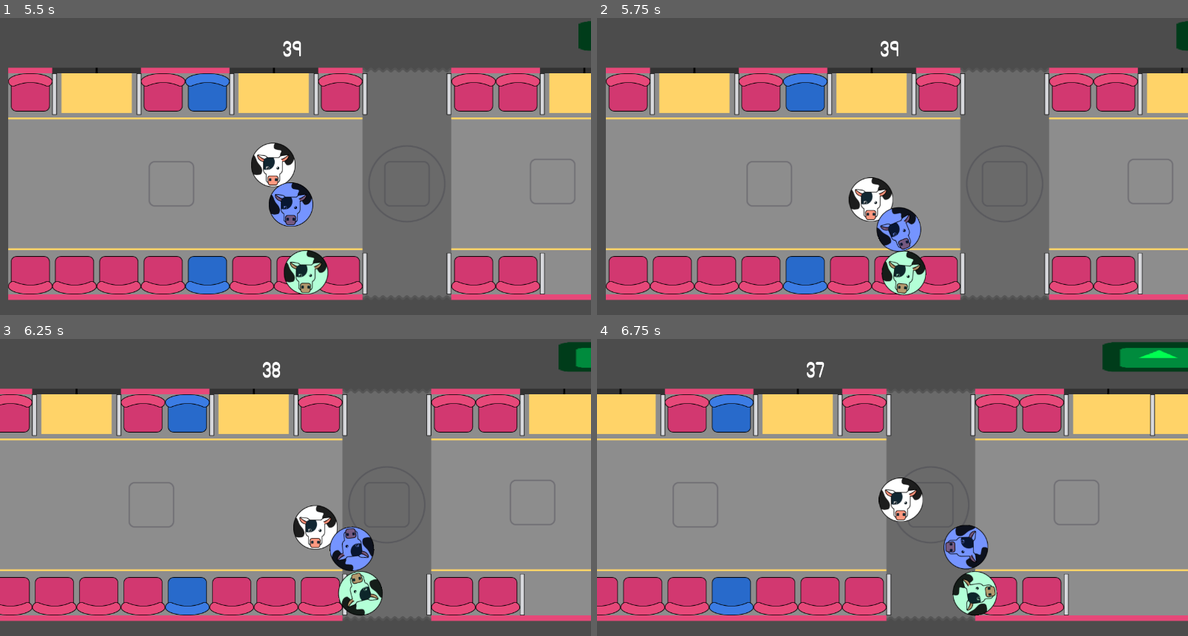
Above: before the commit, frames 1-4 (two rows, left to right).
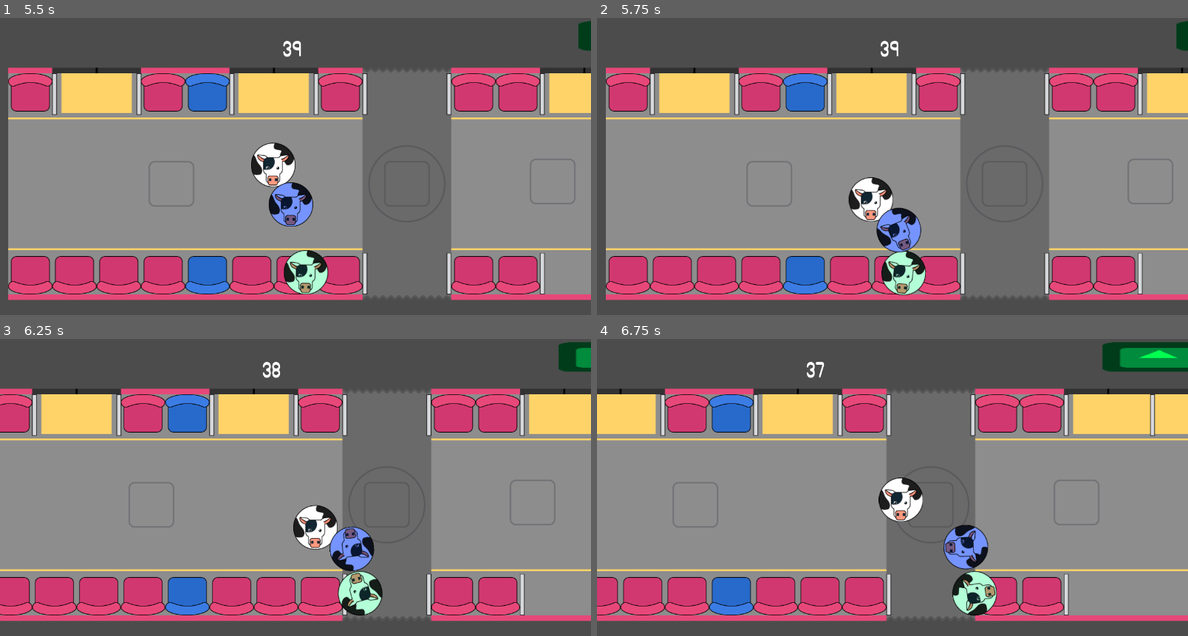
Above: after the commit, the same moments.

Repository: mapedorr/AquiMeBajoYo
Game: Godot game, scene res://scenarios/Transmi.tscn
Two runs of this game, one before a commit and one after it. Both use one fixed random seed, a clock stepped at 60 frames per second and the inputs below. The engine's default icon, where the game draws it, is replaced by a stand-in: a white triangle on a blue panel in a dark square.
Inputs:
- Up to frame 1 (5.5 s): hold Right (ui_right) 0.53-1.28 s; hold Down (ui_down) 1.28-2.03 s; hold Right (ui_right) 2.03-2.78 s; hold Up (ui_up) 2.78-3.53 s; hold Left (ui_left) 3.53-5.03 s; hold Down (ui_down) from 5.03 s (still down)
- Up to frame 2 (5.75 s): keep holding Down (ui_down)
- Up to frame 3 (6.25 s): release Down (ui_down) at 5.78 s; hold Right (ui_right) from 5.78 s (still down)
- Up to frame 4 (6.75 s): release Right (ui_right) at 6.53 s; hold Up (ui_up) from 6.53 s (still down)

Frame 1 is identical in both runs. In frame 2, 0.4% of the frame differs, in the area x 47-56%, y 63-94%; in frame 3, 0.2%; in frame 4, 0.3%.

Commit message:
MxImplementation

Diff:
--- /dev/null
+++ b/scenarios/Mx.gd
@@ -0,0 +1,10 @@
+extends AudioStreamPlayer
+
+var pitch
+var value = 0.2
+
+func _ready():
+	pitch = get_pitch_scale()
+
+func speedUp():
+	set_pitch_scale(pitch + value)
--- a/scenarios/Transmi.gd
+++ b/scenarios/Transmi.gd
@@ -10,8 +10,19 @@
 	# Setup the timers
 	self.setup_time()
 
+func _process(delta):
+	if secs == 30:
+		$Mx.value = 0.2
+		$Mx.speedUp()
+
+	elif secs == 15:
+		$Mx.value = 0.4
+		$Mx.speedUp()
+
 func finish_level(body):
 	if body.name == "Player":
+		$Mx.stop()
+		$Mx_Win.play()
 		print("Level finished!")
 
 func setup_time():
--- a/scenarios/Transmi.tscn
+++ b/scenarios/Transmi.tscn
@@ -1,10 +1,13 @@
-[gd_scene load_steps=6 format=2]
+[gd_scene load_steps=9 format=2]
 
 [ext_resource path="res://scenarios/Transmi.gd" type="Script" id=1]
 [ext_resource path="res://scenarios/Bus.tscn" type="PackedScene" id=2]
 [ext_resource path="res://scenarios/Animals/Player.tscn" type="PackedScene" id=3]
 [ext_resource path="res://custom_resources/themes/elsewhere_theme.tres" type="Theme" id=4]
 [ext_resource path="res://scenarios/Animals/Animal.tscn" type="PackedScene" id=5]
+[ext_resource path="res://Audio/AudioAssets/Mx_Win.ogg" type="AudioStream" id=6]
+[ext_resource path="res://Audio/AudioAssets/Mx_Level1_V2.ogg" type="AudioStream" id=7]
+[ext_resource path="res://scenarios/Mx.gd" type="Script" id=8]
 
 [node name="Game" type="Node2D"]
 script = ExtResource( 1 )
@@ -40,3 +43,11 @@
 [node name="Animal2" parent="Animals" instance=ExtResource( 5 )]
 modulate = Color( 0.462745, 0.584314, 1, 1 )
 position = Vector2( 292.5, 405 )
+
+[node name="Mx_Win" type="AudioStreamPlayer" parent="."]
+stream = ExtResource( 6 )
+
+[node name="Mx" type="AudioStreamPlayer" parent="."]
+stream = ExtResource( 7 )
+autoplay = true
+script = ExtResource( 8 )
Not shown, added: Audio/AudioAssets/Mx_Level1_V2.ogg.import
Not shown, added: Audio/AudioAssets/Mx_Win.ogg.import
Not shown, added: Audio/AudioAssets/Mx_Level1_V2.ogg
Not shown, added: Audio/AudioAssets/Mx_Win.ogg
